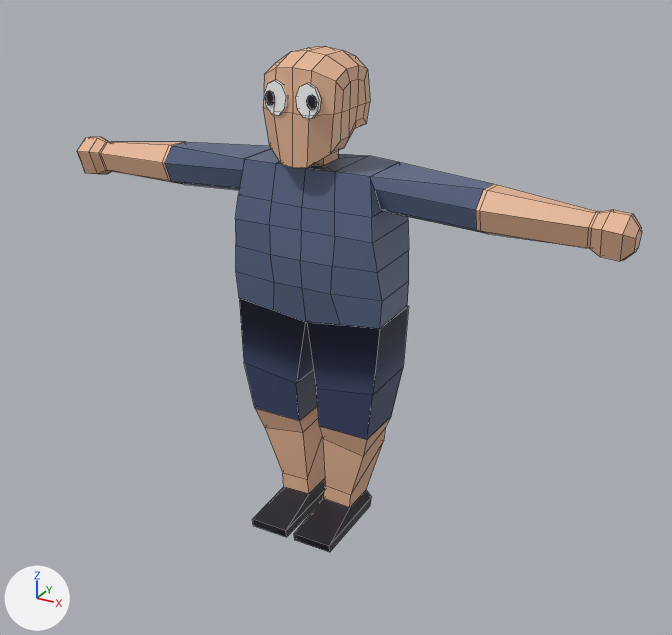
Before and after pictures for a commit that changed the FBX model Assets/Models/minion.fbx.
Camera for both pictures: a camera (50 mm lens) standing at (3.65, -5.92, 5.53) and looking at (0.2, 0.36, 2.39). The axes (+X, +Y, +Z) are drawn at lower left. The lights are the same throughout. Mesh edges are drawn as thin lines. Where no turn or scale is listed for an object, it has been applied to the vertices. Vertices at the same position are counted once.

The older version as bpy lines, for what is in view:
```python
me_cube = bpy.data.meshes.new('Cube')
me_cube.from_pydata(...)  # 402 vertices, 359 faces; spans x -2.64..2.64, y 0.1..1.12, z -2.74..1.61
# faces by material slot: [81, 60, 102, 72, 44]
me_cube.materials.append(mat_material)  # picture img_endesga_32_32x_png
me_cube.materials.append(mat_material_002)  # picture img_endesga_32_32x_png
me_cube.materials.append(mat_material_004)  # picture img_endesga_32_32x_png
me_cube.materials.append(mat_material_001)  # picture img_endesga_32_32x_png
me_cube.materials.append(mat_material_003)  # picture img_endesga_32_32x_png
ob_torso = bpy.data.objects.new('Torso', me_cube)
ob_torso.location = (-0.15, 0.0, 2.9)
```
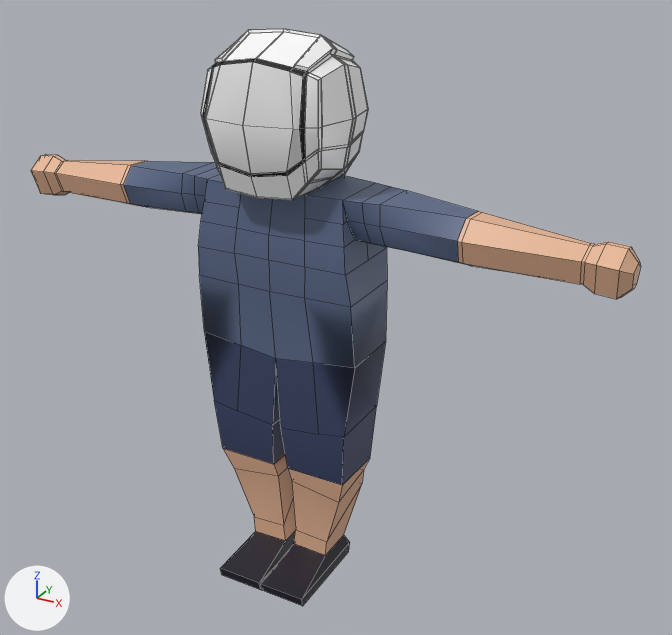
Commit message: Changes to minion

Patch to the scene script:
```diff
--- a/Assets/Models/minion.fbx.py
+++ b/Assets/Models/minion.fbx.py
@@ mat_vidrio_pollo @@
+mat_vidrio_pollo = principled_material('Vidrio pollo')
+mat_vidrio_pollo.base_color = (0.8, 0.8, 0.8)  # white #e7e7e7
+mat_vidrio_pollo.roughness = 0.4
@@ mat_negro_pollo @@
+mat_negro_pollo = principled_material('Negro pollo')
+mat_negro_pollo.base_color = (0.0, 0.0, 0.0)  # black #000000
@@ mat_base_pollo @@
+mat_base_pollo = principled_material('Base pollo')
+mat_base_pollo.base_color = (1.0, 1.0, 1.0)  # white #ffffff
+mat_base_pollo.roughness = 0.4
@@ me_cube @@
 # used by ob_torso; location = (-0.15, 0.0, 2.9)
-me_cube.from_pydata(...)  # 402 vertices, 359 faces; spans x -2.64..2.64, y 0.1..1.12, z -2.74..1.61
+me_cube.from_pydata(...)  # 829 vertices, 799 faces; spans x -2.64..2.64, y -0.63..0.5, z 0.0..4.58
+# me_cube part 1: the loose piece of 74 vertices spanning x -0.34..0.33, y 0.28..1.12, z 0.74..1.61 is moved by (0.01, -0.73, 2.75)
+# me_cube part 2: the loose piece of 18 vertices spanning x 0.04..0.24, y 0.27..0.31, z 1.14..1.41 is moved by (0.0, -0.73, 2.75)
+# me_cube part 3: the loose piece of 18 vertices spanning x 0.14..0.23, y 0.26..0.27, z 1.22..1.33 is moved by (0.0, -0.73, 2.75)
+# me_cube part 4: the loose piece of 18 vertices spanning x -0.25..-0.05, y 0.27..0.31, z 1.14..1.41 is moved by (0.01, -0.73, 2.75)
+# me_cube part 5: the loose piece of 18 vertices spanning x -0.23..-0.15, y 0.26..0.27, z 1.22..1.33 is moved by (0.01, -0.73, 2.75)
+# me_cube part 6: a new loose piece of 414 vertices spanning x -0.56..0.56, y -0.62..0.5, z 3.44..4.58
+# me_cube part 7: a new loose piece of 269 vertices spanning x -2.64..2.64, y -0.63..0.34, z 0.0..3.57
+# me_cube part 8: the loose piece of 80 vertices spanning x -0.73..0.73, y 0.37..1.07, z -0.68..1.12 is deleted
+# me_cube part 9: the loose piece of 56 vertices spanning x 0.59..2.64, y 0.46..1.0, z 0.25..0.7 is deleted
+# me_cube part 10: the loose piece of 56 vertices spanning x -2.64..-0.59, y 0.46..1.0, z 0.25..0.7 is deleted
+# me_cube part 11: the loose piece of 32 vertices spanning x -0.72..-0.01, y 0.1..1.07, z -2.74..-0.58 is deleted
+# me_cube part 12: the loose piece of 32 vertices spanning x 0.01..0.72, y 0.1..1.07, z -2.74..-0.58 is deleted
 me_cube.materials.append(mat_material)
@@ me_cube @@
 me_cube.materials.append(mat_material_003)
+me_cube.materials.append(mat_base_pollo)  # white #ffffff
+me_cube.materials.append(mat_vidrio_pollo)  # white #e7e7e7
+me_cube.materials.append(mat_negro_pollo)  # black #000000
@@ ob_torso @@
 ob_torso = bpy.data.objects.new('Torso', me_cube)
-ob_torso.location = (-0.15, 0.0, 2.9)
+ob_torso.location = (0.0, 0.0, 0.17)
```

Changed parts and their boxes [x1, y1, x2, y2] in the pictures (672 x 635 px; the box of a moved part takes in the faces that stretch with it):
'Torso', reshaped, moved (8% wider, 14% taller)
    before: [77, 46, 642, 552]
    after: [31, 29, 640, 606]
part 1 of me_cube, moved or reshaped (not visible afterwards)
    before: [263, 46, 370, 168]
part 2 of me_cube, moved or reshaped (not visible afterwards)
    before: [296, 83, 321, 119]
part 3 of me_cube, moved or reshaped (not visible afterwards)
    before: [307, 95, 317, 109]
part 4 of me_cube, moved or reshaped (not visible afterwards)
    before: [264, 80, 287, 115]
part 5 of me_cube, moved or reshaped (not visible afterwards)
    before: [265, 91, 275, 105]
part 6 of me_cube, added
    after: [200, 29, 368, 200]
part 7 of me_cube, added
    after: [31, 155, 640, 606]
part 8 of me_cube, deleted
    before: [235, 148, 409, 329]
part 9 of me_cube, deleted
    before: [370, 162, 642, 261]
part 10 of me_cube, deleted
    before: [77, 137, 271, 190]
part 11 of me_cube, deleted
    before: [239, 298, 325, 537]
part 12 of me_cube, deleted
    before: [294, 306, 408, 552]
